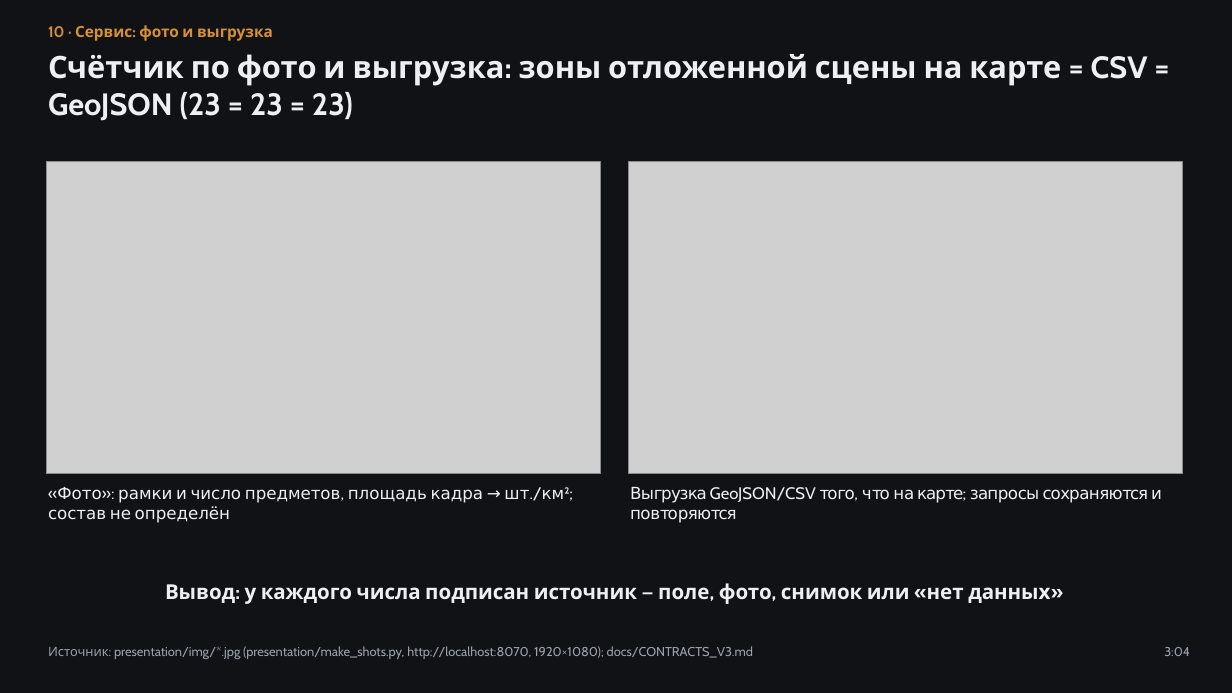
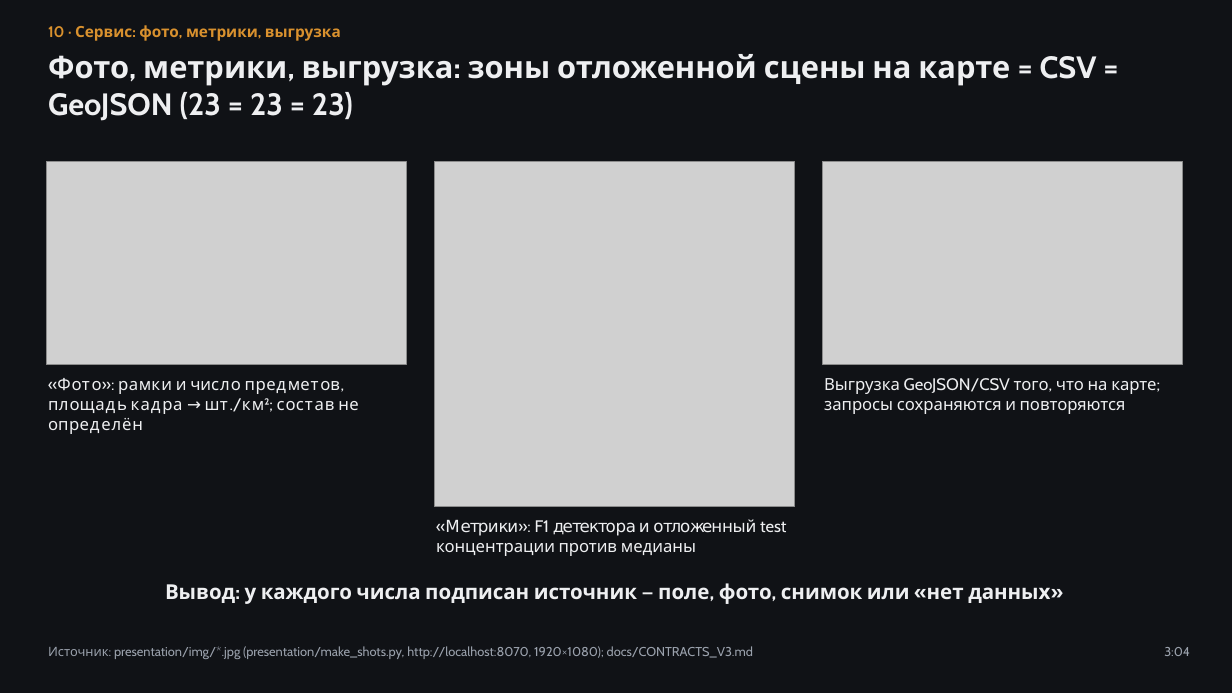
Before and after one commit to azama2t/final-cosmohack, a slide deck: slide 10 of presentation/deck.pptx. Drawn at 1232x693 pixels with LibreOffice and Linux fonts; fonts in the diff are those of the drawing; grey boxes stand for pictures. Boxes give left, top, right and bottom in pixels: in the first picture for what was removed or moved away, otherwise in the second. Text is boxed around its words. In the diff, an @@ line names an element or a change of style, - is before the commit and + after.

```diff
--- a/presentation/deck.pptx
+++ b/presentation/deck.pptx
@@ text at (x1=48, y1=25, x2=341, y2=41): text changed @@
-10 · Сервис: фото и выгрузка
+10 · Сервис: фото, метрики, выгрузка
@@ text at (x1=48, y1=54, x2=1097, y2=121): text changed @@
-Счётчик по фото и выгрузка: зоны отложенной сцены на карте = CSV = GeoJSON (23 = 23 = 23)
+Фото, метрики, выгрузка: зоны отложенной сцены на карте = CSV = GeoJSON (23 = 23 = 23)
@@ picture removed at (x1=46, y1=162, x2=601, y2=474) @@
@@ picture added at (x1=46, y1=162, x2=407, y2=364) @@
@@ picture added at (x1=434, y1=162, x2=795, y2=506) @@
@@ picture removed at (x1=628, y1=162, x2=1183, y2=474) @@
@@ picture added at (x1=823, y1=162, x2=1183, y2=364) @@
@@ text "«Фото»: рамки и число предметов, ..." rewrapped from (x1=48, y1=487, x2=529, y2=523) to (x1=118, y1=381, x2=358, y2=410) @@
@@ text "Выгрузка GeoJSON/CSV того, что на ..." rewrapped from (x1=630, y1=487, x2=1162, y2=523) to (x1=824, y1=378, x2=1156, y2=414) @@
@@ text added at (x1=436, y1=519, x2=787, y2=556), 13 pt, text #EEEFF1 @@
+«Метрики»: F1 детектора и отложенный test концентрации против медианы
```
Also in this commit, not shown: 30 other files.
